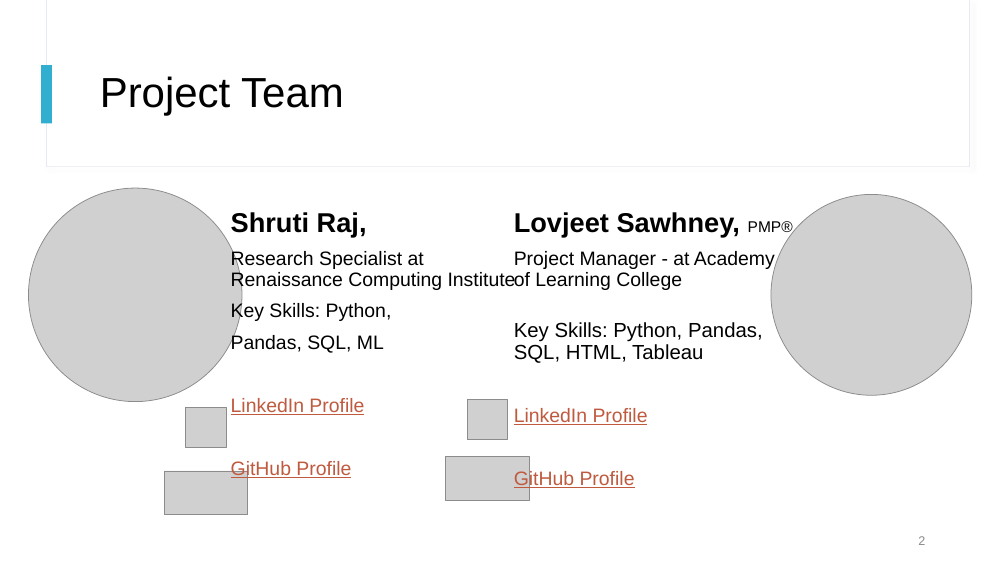
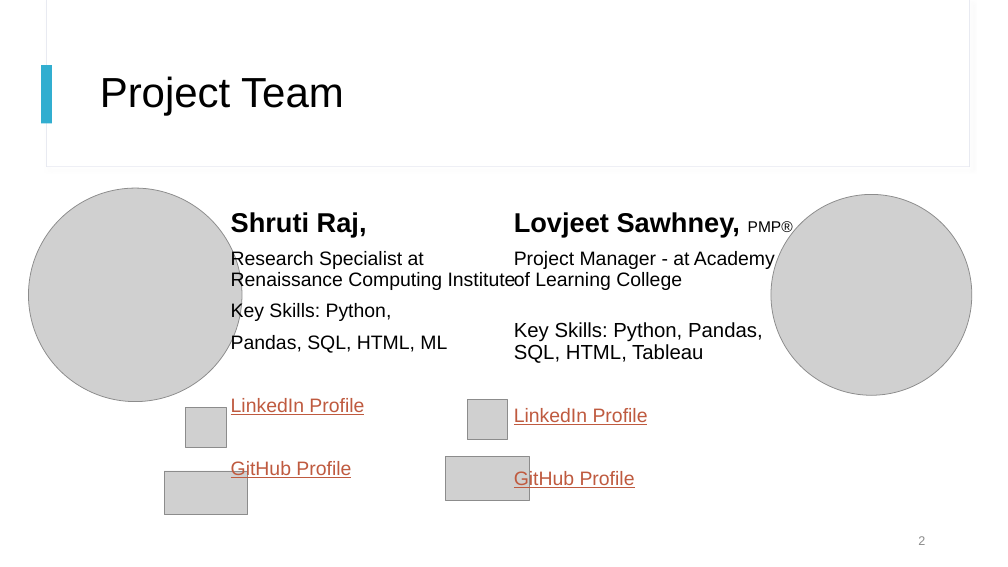
Before and after one commit to rajshruti/final-project, a slide deck: slide 2 of Final Project_Presentation.pptx. Drawn at 1008x567 pixels with LibreOffice and Linux fonts; fonts in the diff are those of the drawing; grey boxes stand for pictures. Boxes give left, top, right and bottom in pixels: in the first picture for what was removed or moved away, otherwise in the second. Text is boxed around its words. In the diff, an @@ line names an element or a change of style, - is before the commit and + after.

Commit message:
updated ppt

```diff
--- a/Final Project_Presentation.pptx
+++ b/Final Project_Presentation.pptx
@@ text at <box>231,334,447,353</box>: text changed @@
-Pandas, SQL, ML
+Pandas, SQL, HTML, ML
```
